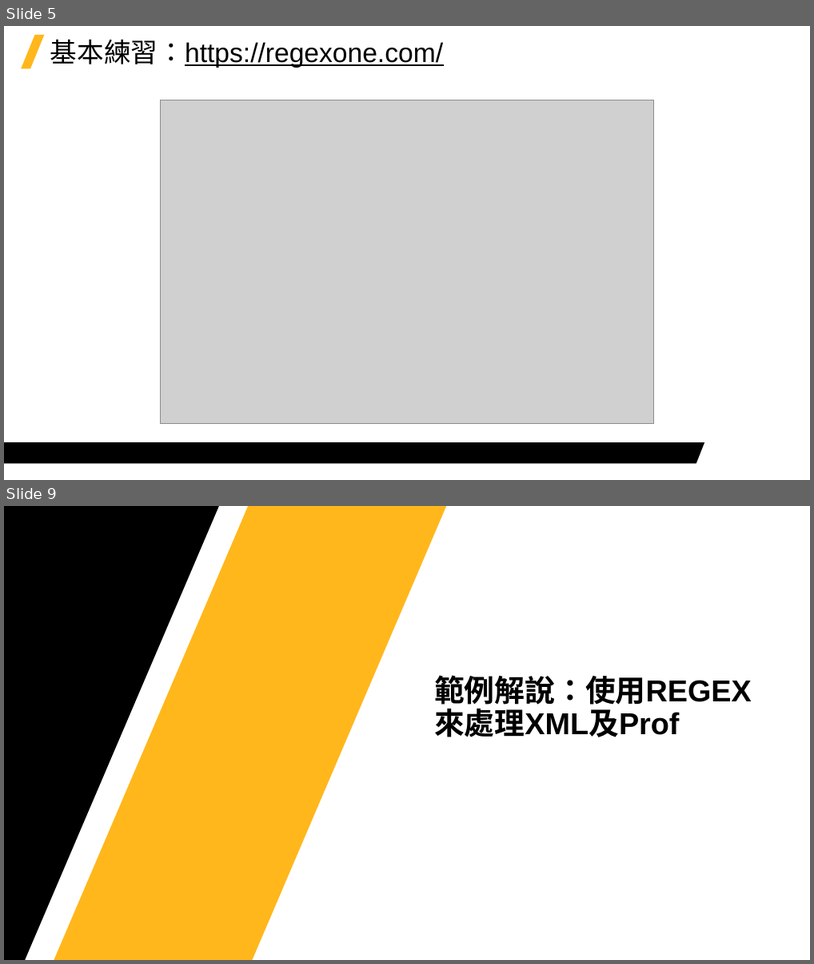
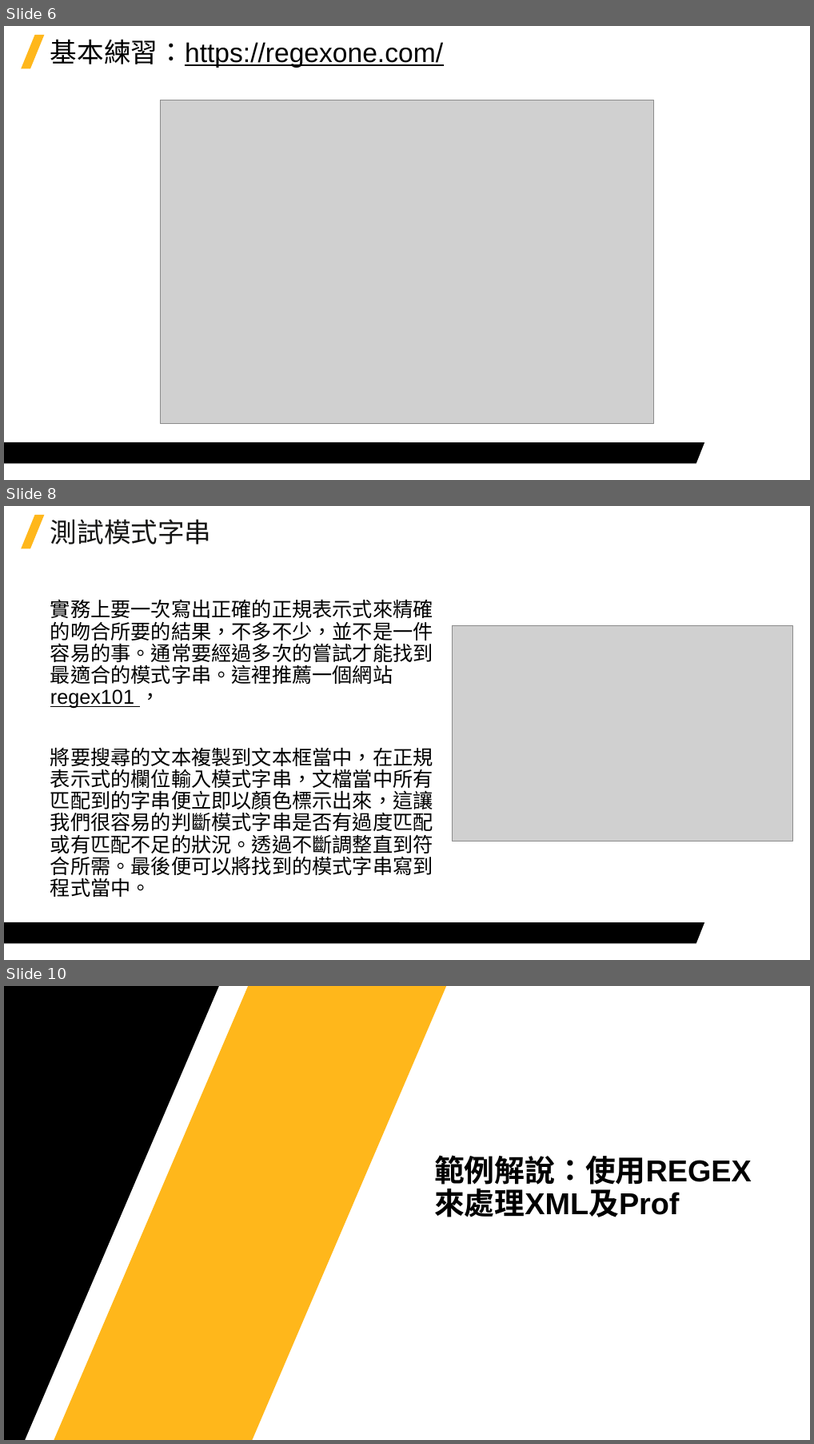
Before and after one commit to Jerrick-cheng/AEDT-Automation-Camp, a slide deck: 上課教材/Week6.pptx. Shown one above the other, each under a label of ours: slides 5 and 9 before the commit, slides 6, 8 and 10 after it; the slides between them are not shown. The pictures are 814x964 and 814x1444 pixels, drawn with LibreOffice and Linux fonts; fonts in the diff are those of the drawing; grey boxes stand for pictures; background and template pictures are left out. Boxes give left, top, right and bottom in pixels: in the first picture for what was removed or moved away, otherwise in the second. Text is boxed around its words. In the diff, an @@ line names an element or a change of style, - is before the commit and + after.

```diff
--- a/上課教材/Week6.pptx
+++ b/上課教材/Week6.pptx
@@ slide 8 added at [4,506,810,960], background #FFFFFF; not listed: 2 template elements that a slide beside it also shows @@
@@ title added at [50,519,212,544], 32 pt, text #161615 @@
+測試模式字串
@@ text added at [50,599,434,896], 24 pt, text #000000 @@
+實務上要一次寫出正確的正規表示式來精確的吻合所要的結果，不多不少，並不是一件容易的事。通常要經過多次的嘗試才能找到最適合的模式字串。這裡推薦一個網站regex101 ，
+將要搜尋的文本複製到文本框當中，在正規表示式的欄位輸入模式字串，文檔當中所有匹配到的字串便立即以顏色標示出來，這讓我們很容易的判斷模式字串是否有過度匹配或有匹配不足的狀況。透過不斷調整直到符合所需。最後便可以將找到的模式字串寫到程式當中。
@@ picture added at [452,625,794,840] @@
@@ what was slide 5 is now slide 6 @@
@@ what was slide 9 is now slide 10 @@
```
Also in this commit, not shown: 2 slides changed, 2 other slides added, 1 slide removed, 2 other files.
